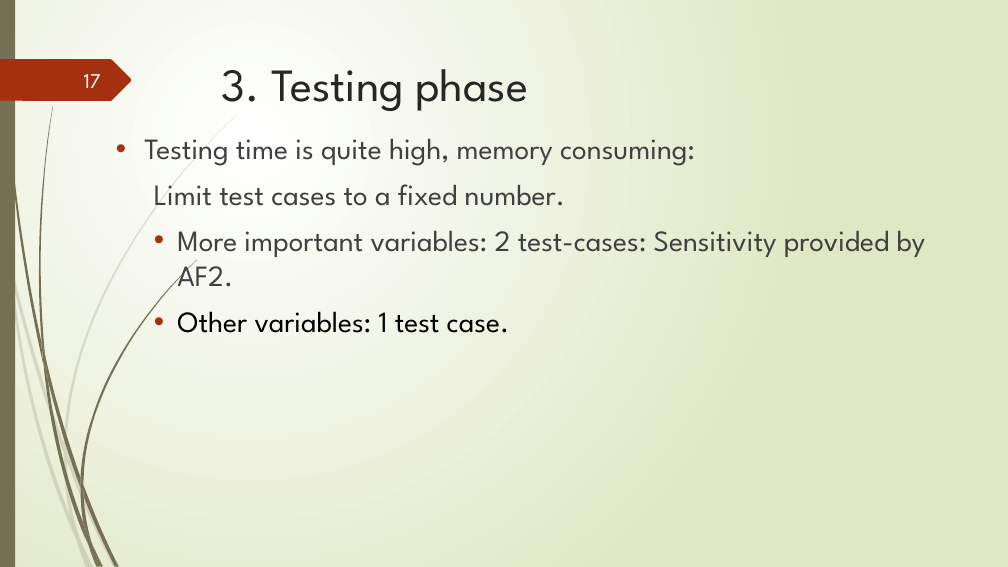
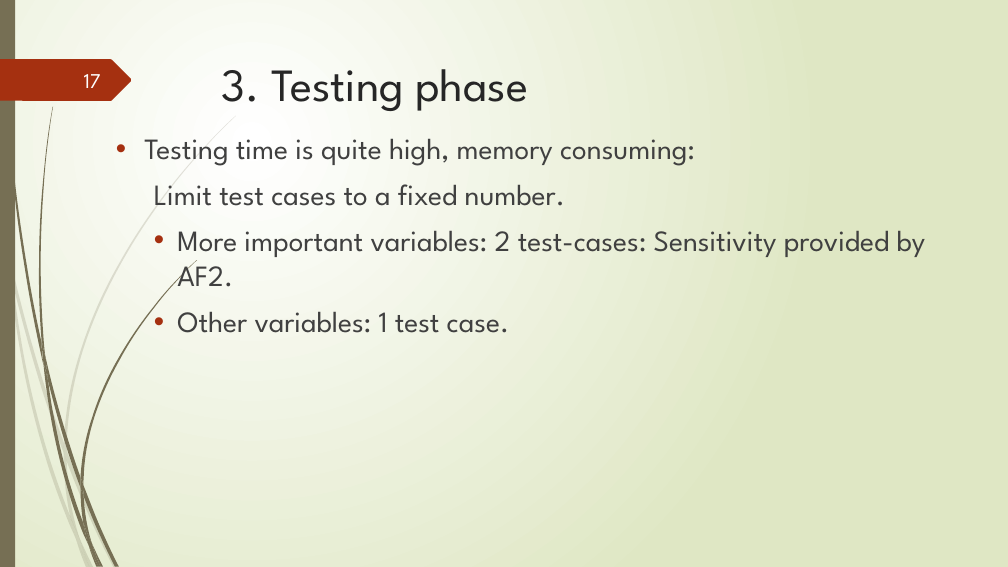
Before and after one commit to tungvx/raSAT, a slide deck: slide 17 of report/midterm.pptx. Drawn at 1008x567 pixels with LibreOffice and Linux fonts; fonts in the diff are those of the drawing. Boxes give left, top, right and bottom in pixels: in the first picture for what was removed or moved away, otherwise in the second. Text is boxed around its words. In the diff, an @@ line names an element or a change of style, - is before the commit and + after.

```diff
--- a/report/midterm.pptx
+++ b/report/midterm.pptx
@@ text at <box>177,311,509,333</box>: text colour #000000 to #404040 in "Other variables: 1 test case." @@
```
Also in this commit, not shown: 3 other slides changed.
